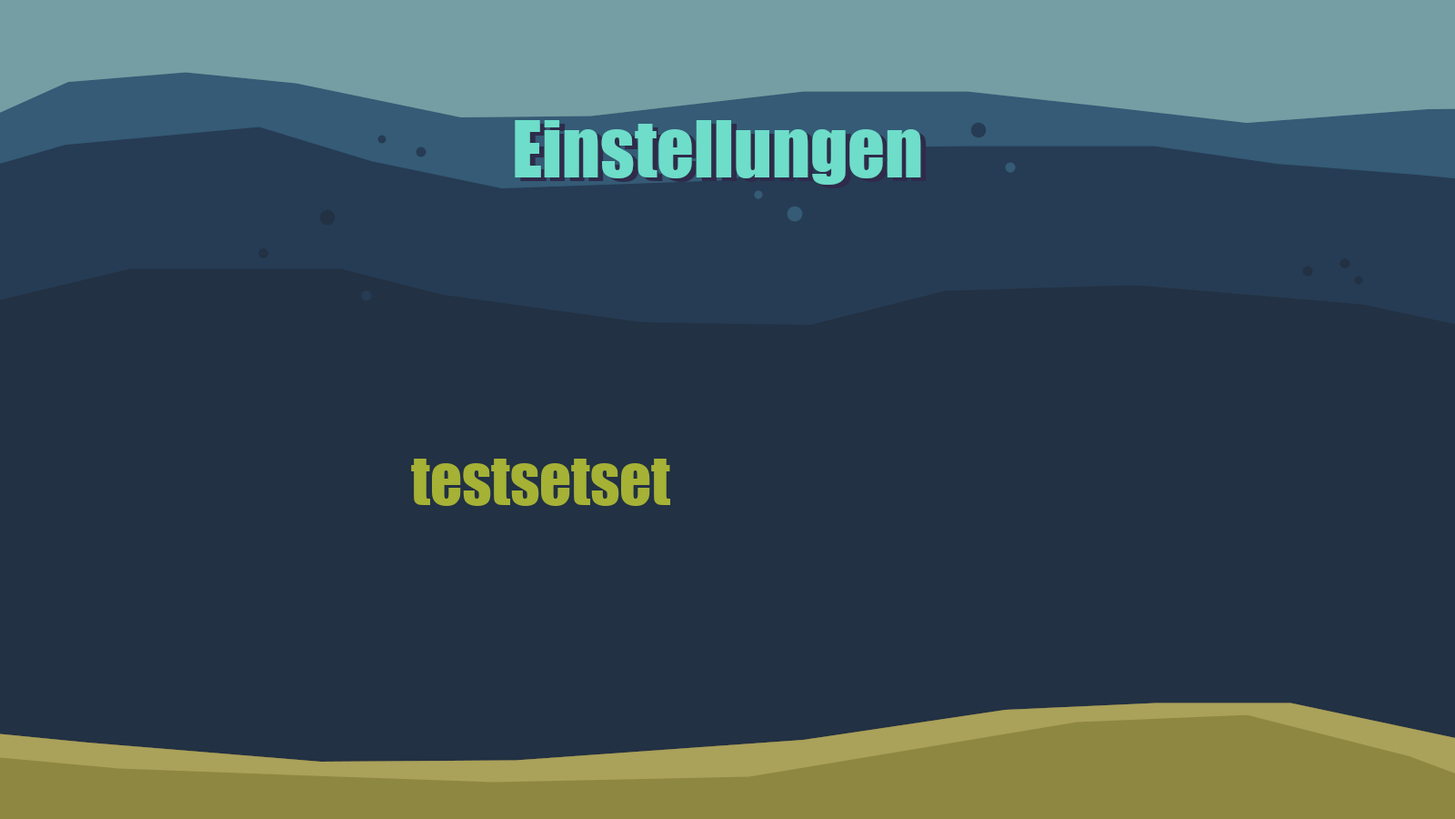
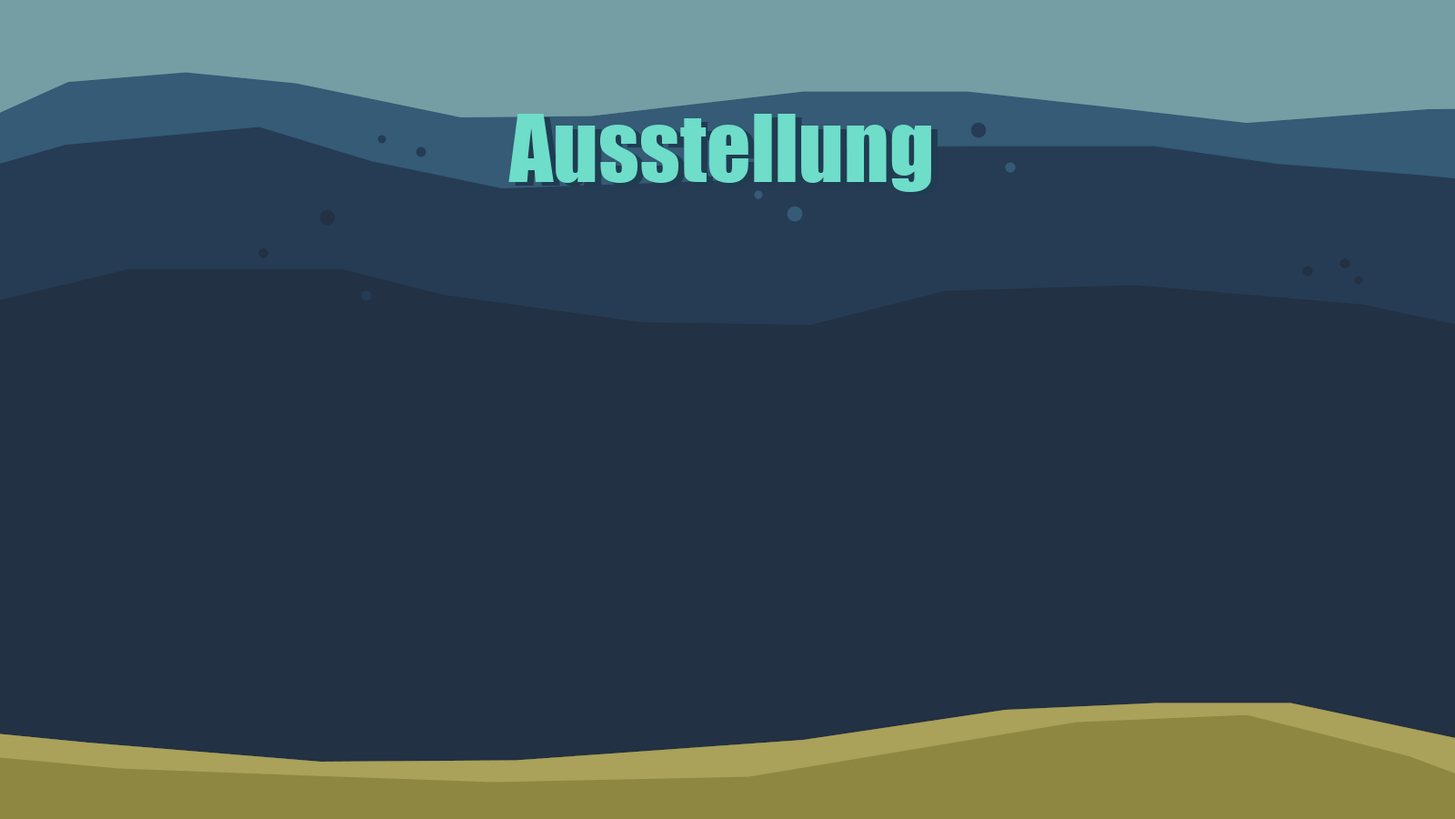
Layer changes from the first 1455×819 image to the second:
removed layer "Einstellungen #1" over [514, 120, 927, 189]
removed layer "testsetset" over [411, 458, 672, 506]
added layer "Ausstellung" above "Eingefügte Ebene" over [508, 113, 932, 192]
added layer "Eingefügte Ebene" above "Hintergrund" over [514, 117, 938, 196]
